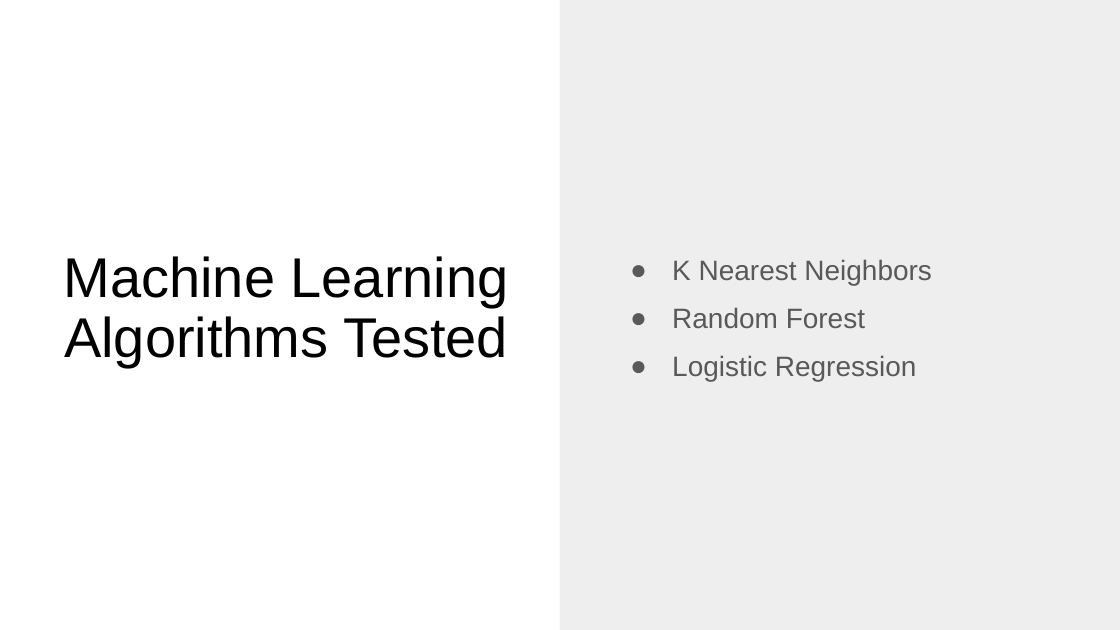
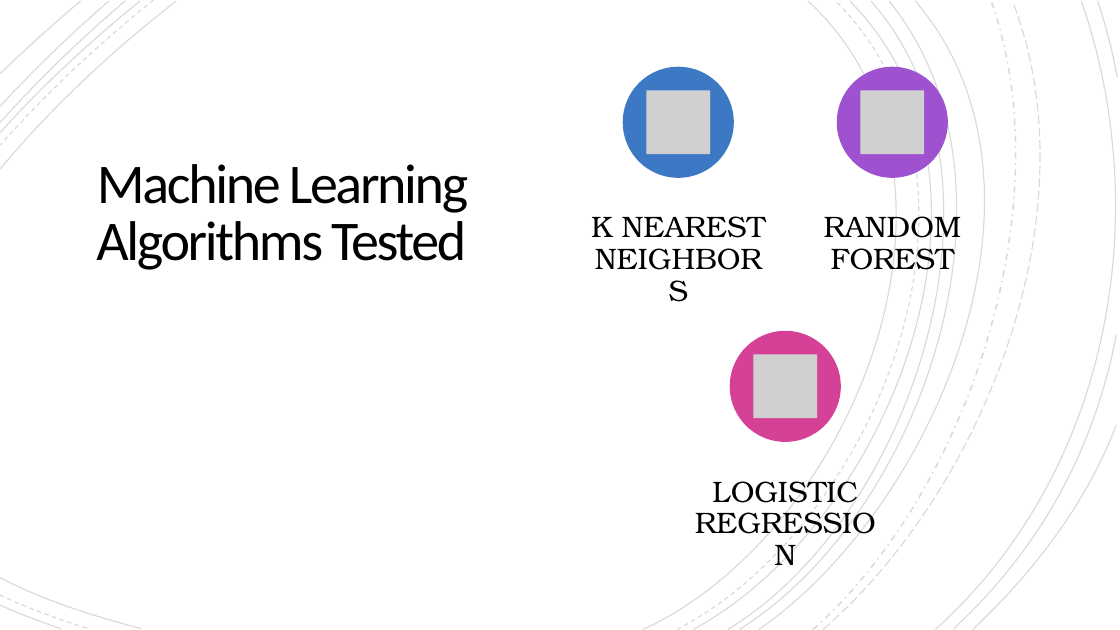
Before and after one commit to mathisme/ThinkfulSLCap, a slide deck: slide 9 of Capstone2.pptx. Drawn at 1120x630 pixels with LibreOffice and Linux fonts; fonts in the diff are those of the drawing; grey boxes stand for pictures. Boxes give left, top, right and bottom in pixels: in the first picture for what was removed or moved away, otherwise in the second. Text is boxed around its words. In the diff, an @@ line names an element or a change of style, - is before the commit and + after.

```diff
--- a/Capstone2.pptx
+++ b/Capstone2.pptx
@@ rectangle added at bbox=[0, 0, 1120, 629], fill #FFFFFF @@
@@ group added at bbox=[0, 0, 1118, 629]: 21 freeform shapes @@
@@ rectangle removed at bbox=[560, 0, 1120, 629] @@
@@ title "Machine Learning Algorithms Tested": place and size @@
-title "Machine Learning Algorithms Tested" at bbox=[64, 256, 509, 367]
+title "Machine Learning Algorithms Tested" at bbox=[96, 164, 468, 270]
@@ title "Machine Learning Algorithms Tested" at bbox=[96, 164, 468, 270]: font Arial to Calibri, letter spacing 0 to -1.5 pt; line spacing 0.9 to 0.85; vertical alignment bottom to middle @@
@@ text removed at bbox=[672, 259, 932, 381] @@
-● K Nearest Neighbors
-● Random Forest
-● Logistic Regression
@@ group added at bbox=[0, 0, 1120, 629]: 21 freeform shapes @@
@@ group added at bbox=[591, 67, 961, 503]: 3 ellipses, 3 pictures, 3 texts @@
+K NEAREST NEIGHBORS
+RANDOM FOREST
+LOGISTIC REGRESSION
```
Also in this commit, not shown: 18 other slides changed.
